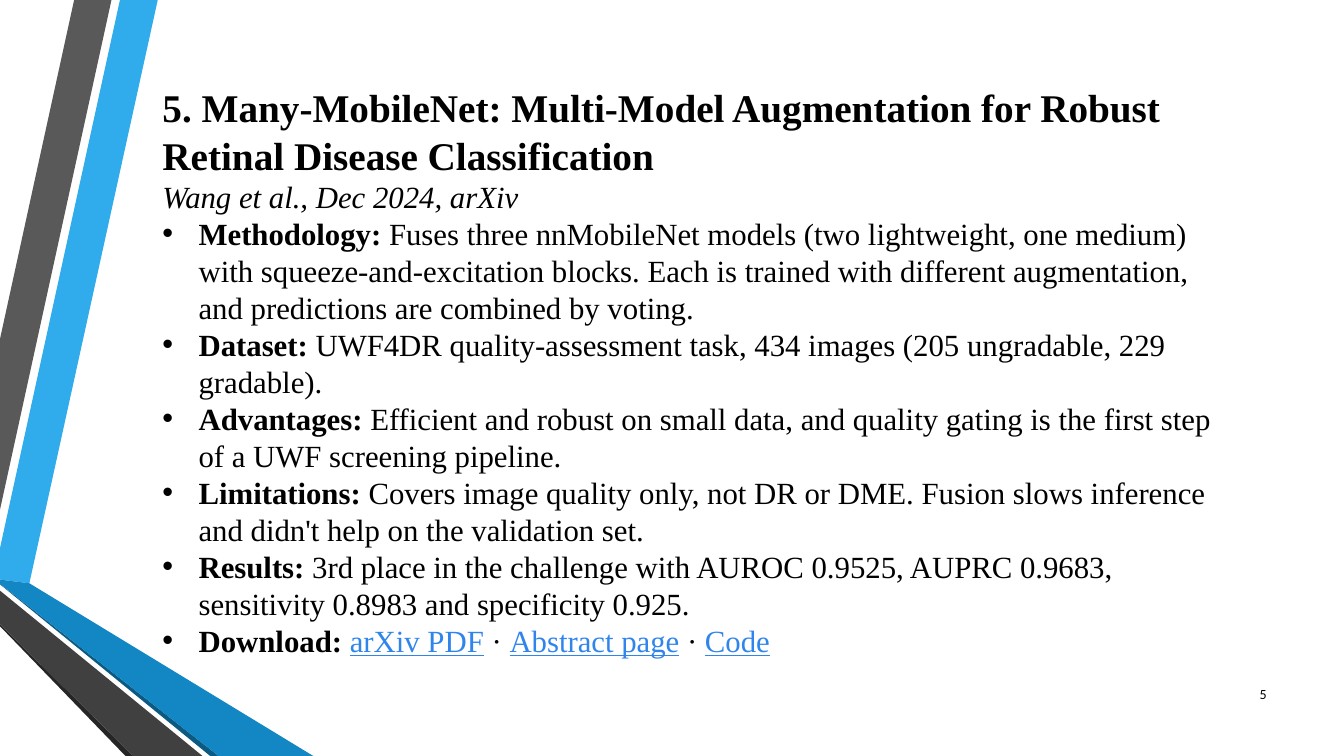
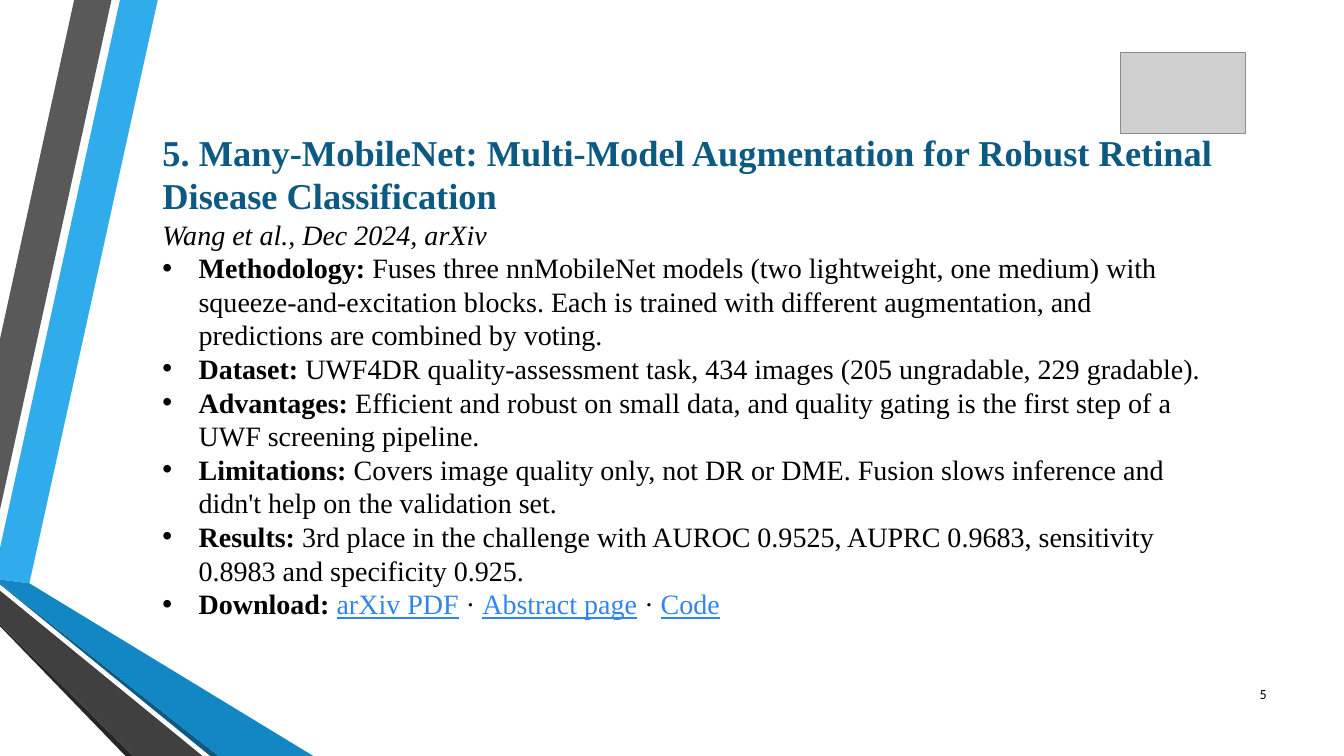
Before and after one commit to rohans-cs24/Review-1, a slide deck: slide 5 of PPT/Rohan-papers.pptx. Drawn at 1344x756 pixels with LibreOffice and Linux fonts; fonts in the diff are those of the drawing; grey boxes stand for pictures; background and template pictures are left out. Boxes give left, top, right and bottom in pixels: in the first picture for what was removed or moved away, otherwise in the second. Text is boxed around its words. In the diff, an @@ line names an element or a change of style, - is before the commit and + after.

```diff
--- a/PPT/Rohan-papers.pptx
+++ b/PPT/Rohan-papers.pptx
@@ picture added at [1120,52,1245,134] @@
@@ text "5. Many-MobileNet: Multi-Model Augmentation for ...": place and size @@
-text "5. Many-MobileNet: Multi-Model Augmentation for ..." at [162,94,1211,658]
+text "5. Many-MobileNet: Multi-Model Augmentation for ..." at [162,140,1212,620]
@@ text "5. Many-MobileNet: Multi-Model Augmentation for ..." at [162,140,1212,620]: size 28 to 26 pt, text colour #000000 to #0C5A82 in "5. Many-MobileNet: Multi-Model Augmentation for Robust Retin ..."; size 22 to 20 pt in "Wang et al., Dec 2024, arXiv", "Methodology: Fuses three nnMobileNet models (two lightweight ...", "Dataset: UWF4DR quality-assessment task, 434 images (205 ...", "Advantages: Efficient and robust on small data, ..." and 3 more places @@
```
Also in this commit, not shown: 4 other slides changed, 40 other files.
